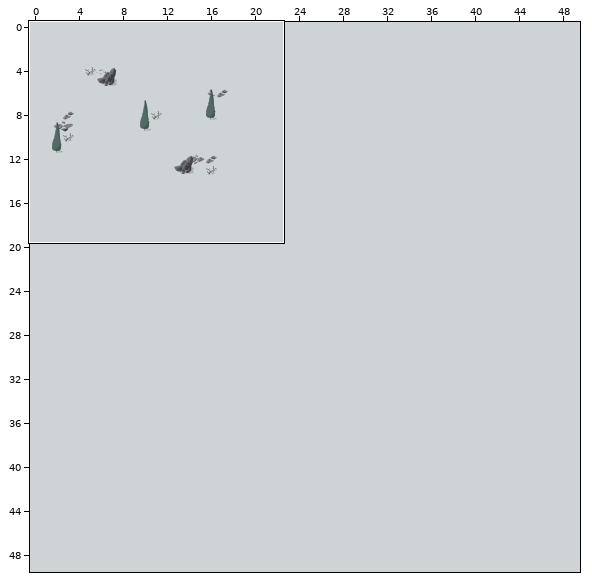
Two states of a Tiled map, public/assets/mapaPrueba.tmx. The picture above shows the old version from afar; the outline marks the close-up.
Close-up. The starting point:
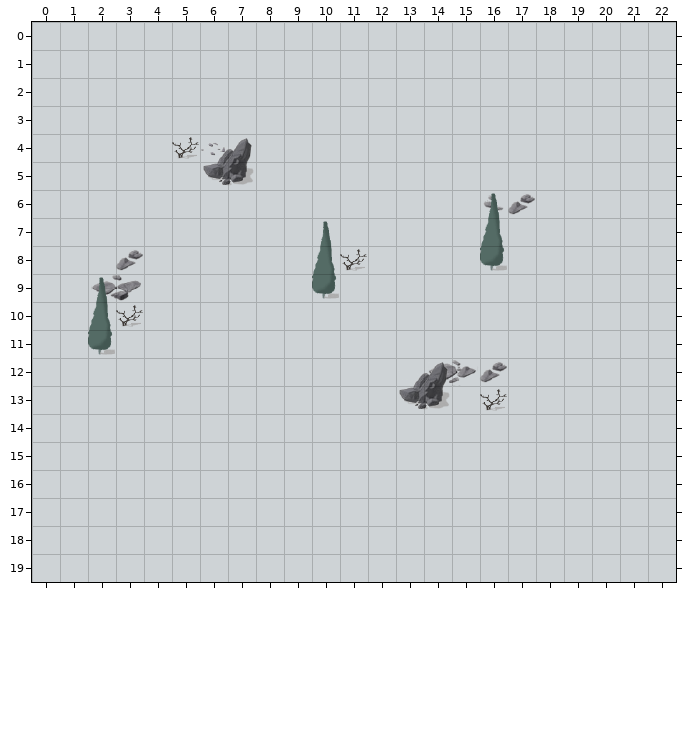
Cells are 40x40 px. Shown: x 0..22, y 0..19. Tiles whose own drawing changed are shown in their newer look in all pictures.
Once edited:
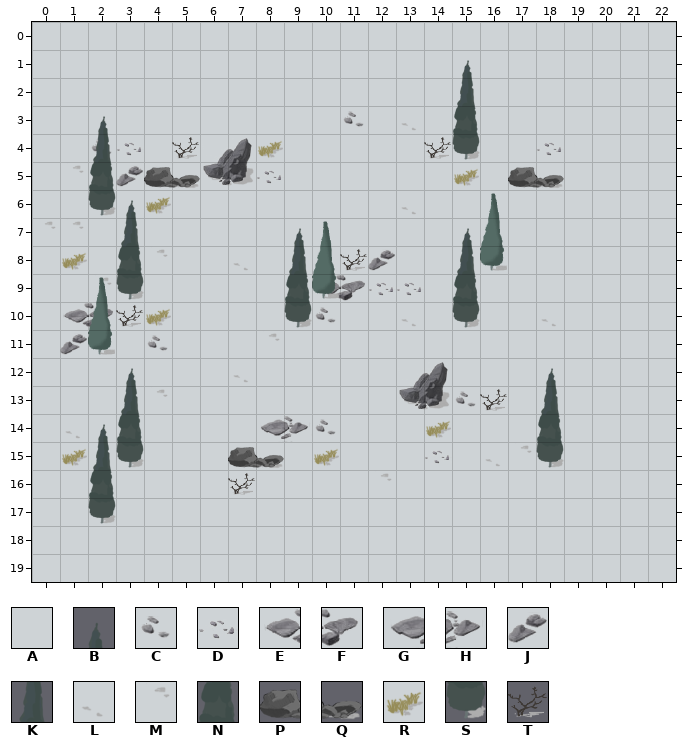
Key: from "tiles3": A 0, B 9, C 25, D 26, E 27, F 28, G 29, H 30, J 31, K 34, L 52, M 53, N 59, P 61, Q 62, R 80, S 84, T 104.
_ is an empty cell, # one hidden under a higher layer, . an unchanged one.
What changed:
--- layer "Tile Layer 1"
@@ x 0..18 @@
- 3 ...........A.A.....
- 4 ..A...D...........A
- 5 .A.A....A..........
- 6 .............A..CJ.
- 7 AA.................
- 8 .A.JA..A....A......
- 9 ..EF......AA.......
-10 .AA.......A..A....A
-11 .A..A...A..........
-12 .......A......GHJ..
-13 ....A..........A...
-14 .A......AAA...A....
-15 .A............A.AA.
-16 ............A......
+ 3 ...........C.L.....
+ 4 ..C...A...........D
+ 5 .M.#....D..........
+ 6 .............L..AA.
+ 7 MM.................
+ 8 .R.LM..L....J......
+ 9 ..MA......EF.......
+10 .EF.......C..L....L
+11 .J..C...M..........
+12 .......L......AAA..
+13 ....M..........C...
+14 .L......GHC...R....
+15 .R............#.LM.
+16 ............M......
--- layer "Tile Layer 3"
@@ x 2..18 @@
- 1 ............._...
- 2 ............._...
- 3 _............_...
- 4 __...._.....__...
- 5 ____........._.__
- 6 ___..............
- 7 ._....._....._...
- 8 ._....._....._...
- 9 ._....._..__._...
-10 .._...._....._...
+ 1 .............B...
+ 2 .............K...
+ 3 B............N...
+ 4 KD....R.....TS...
+ 5 NJPQ.........R.PQ
+ 6 SBR..............
+ 7 .K.....B.....B...
+ 8 .N.....K.....K...
+ 9 .S.....N..DD.N...
+10 ..R....S.....S...
@@ x 2..18 @@
-12 ._.............._
-13 ._.............._
-14 __.............._
-15 __...__._..._..._
-16 _...._...........
-17 _................
+12 .B..............B
+13 .K..............K
+14 BN..............N
+15 KS...PQ.R...D...S
+16 N....T...........
+17 S................
